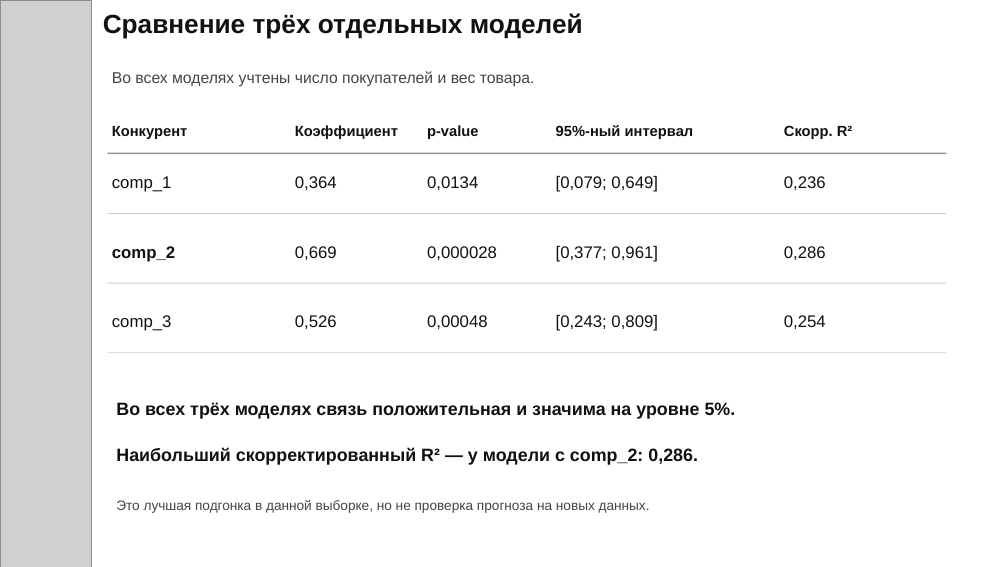
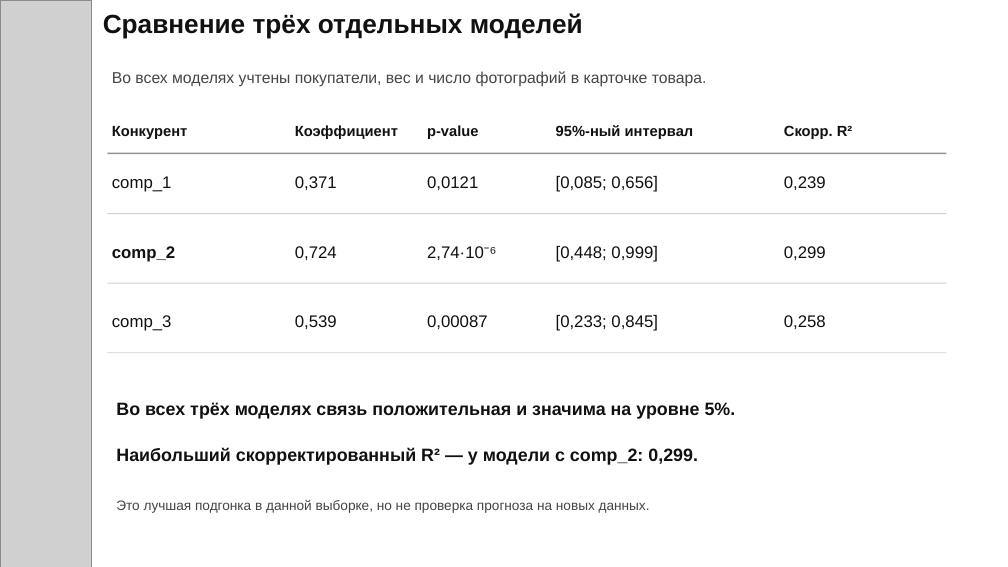
Before and after one commit to tushkanchek/scienceWork, a slide deck: slide 5 of presentation_5min.pptx (slide 4 before the commit). Drawn at 1008x567 pixels with LibreOffice and Linux fonts; fonts in the diff are those of the drawing; grey boxes stand for pictures. Boxes give left, top, right and bottom in pixels: in the first picture for what was removed or moved away, otherwise in the second. Text is boxed around its words. In the diff, an @@ line names an element or a change of style, - is before the commit and + after.

```diff
--- a/presentation_5min.pptx
+++ b/presentation_5min.pptx
@@ text at [112,71,707,87]: text changed @@
-Во всех моделях учтены число покупателей и вес товара.
+Во всех моделях учтены покупатели, вес и число фотографий в карточке товара.
@@ text at [295,176,337,190]: text changed @@
-0,364
+0,371
@@ text at [427,176,478,190]: text changed @@
-0,0134
+0,0121
@@ text at [556,176,658,192]: text changed @@
-[0,079; 0,649]
+[0,085; 0,656]
@@ text at [784,176,826,190]: text changed @@
-0,236
+0,239
@@ text at [295,246,337,260]: text changed @@
-0,669
+0,724
@@ text at [427,246,497,260]: text changed @@
-0,000028
+2,74·10⁻⁶
@@ text at [556,246,658,262]: text changed @@
-[0,377; 0,961]
+[0,448; 0,999]
@@ text at [784,246,826,260]: text changed @@
-0,286
+0,299
@@ text at [295,315,337,329]: text changed @@
-0,526
+0,539
@@ text at [427,315,488,329]: text changed @@
-0,00048
+0,00087
@@ text at [556,315,658,331]: text changed @@
-[0,243; 0,809]
+[0,233; 0,845]
@@ text at [784,315,826,329]: text changed @@
-0,254
+0,258
@@ text at [116,447,698,465]: text changed @@
-Наибольший скорректированный R² — у модели с comp_2: 0,286.
+Наибольший скорректированный R² — у модели с comp_2: 0,299.
```
Also in this commit, not shown: 6 other slides changed, 1 slide added, 22 other files.
